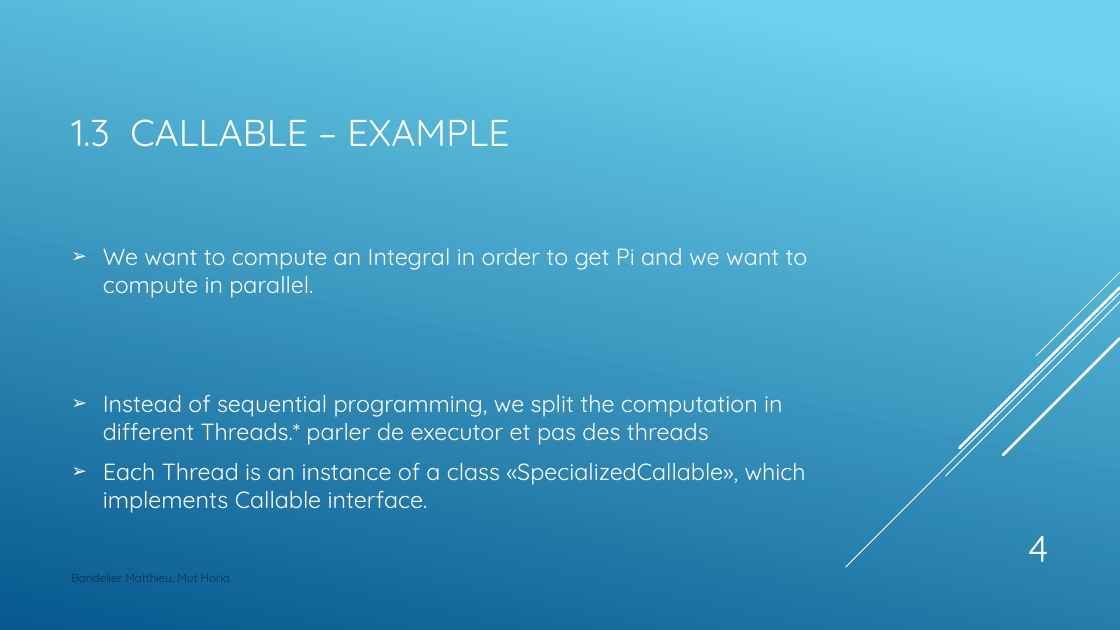
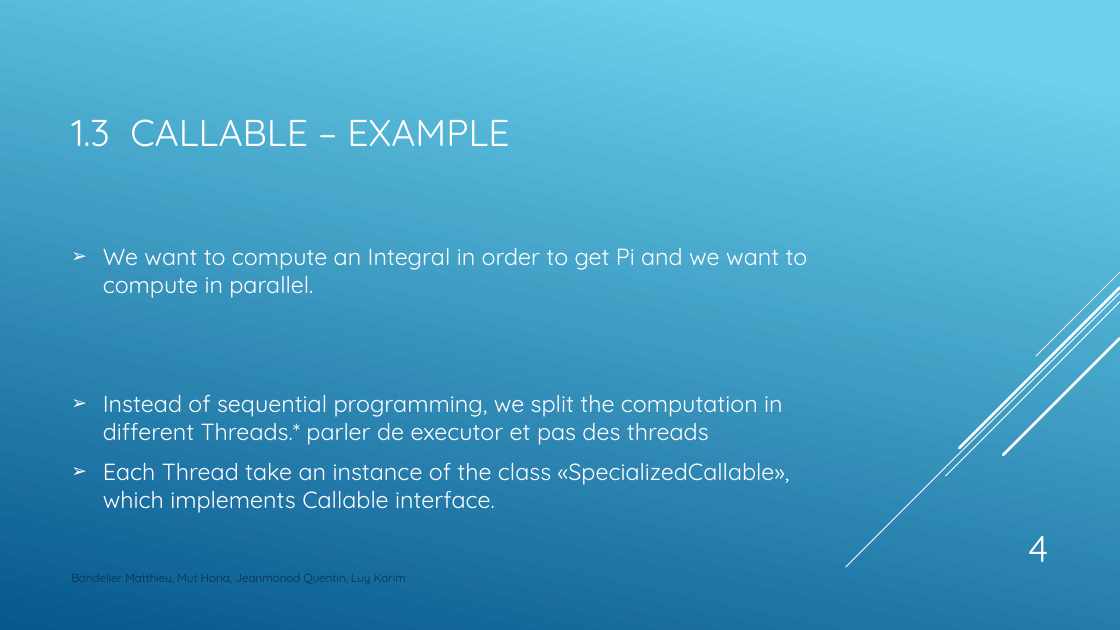
Before and after one commit to Drakesinger/FutureTaskAndCallable, a slide deck: slide 4 of presentation/CallableFutureTask.pptx. Drawn at 1120x630 pixels with LibreOffice and Linux fonts; fonts in the diff are those of the drawing. Boxes give left, top, right and bottom in pixels: in the first picture for what was removed or moved away, otherwise in the second. Text is boxed around its words. In the diff, an @@ line names an element or a change of style, - is before the commit and + after.

Commit message:
last commit

```diff
--- a/presentation/CallableFutureTask.pptx
+++ b/presentation/CallableFutureTask.pptx
@@ text at [103, 463, 790, 513]: text changed @@
-➢ Each Thread is an instance of a class «SpecializedCallable», which implements Callable interface.
+➢ Each Thread take an instance of the class «SpecializedCallable», which implements Callable interface.
@@ text at [71, 574, 406, 584]: text changed @@
-Bandelier Matthieu, Mut Horia
+Bandelier Matthieu, Mut Horia, Jeanmonod Quentin, Luy Karim
```
Also in this commit, not shown: 11 other slides changed.
